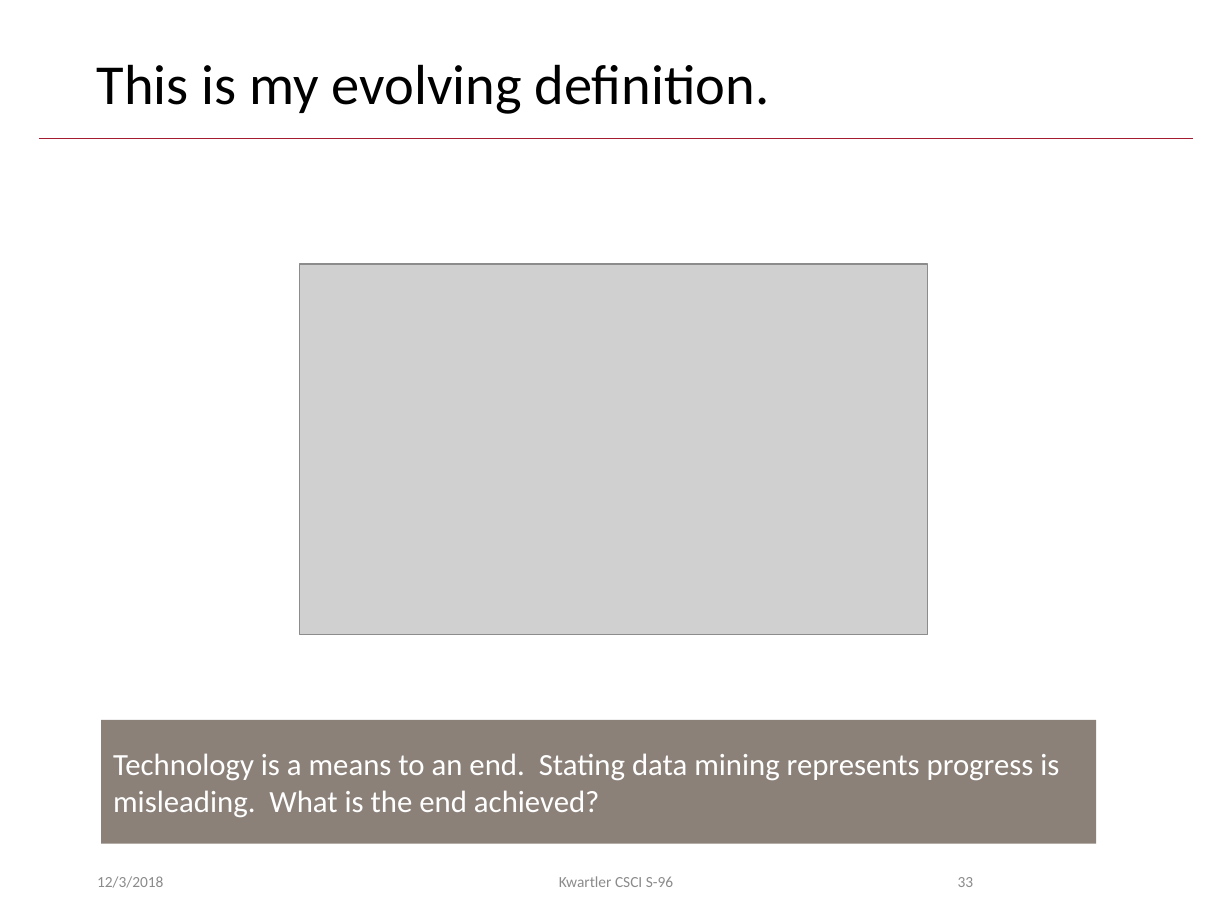
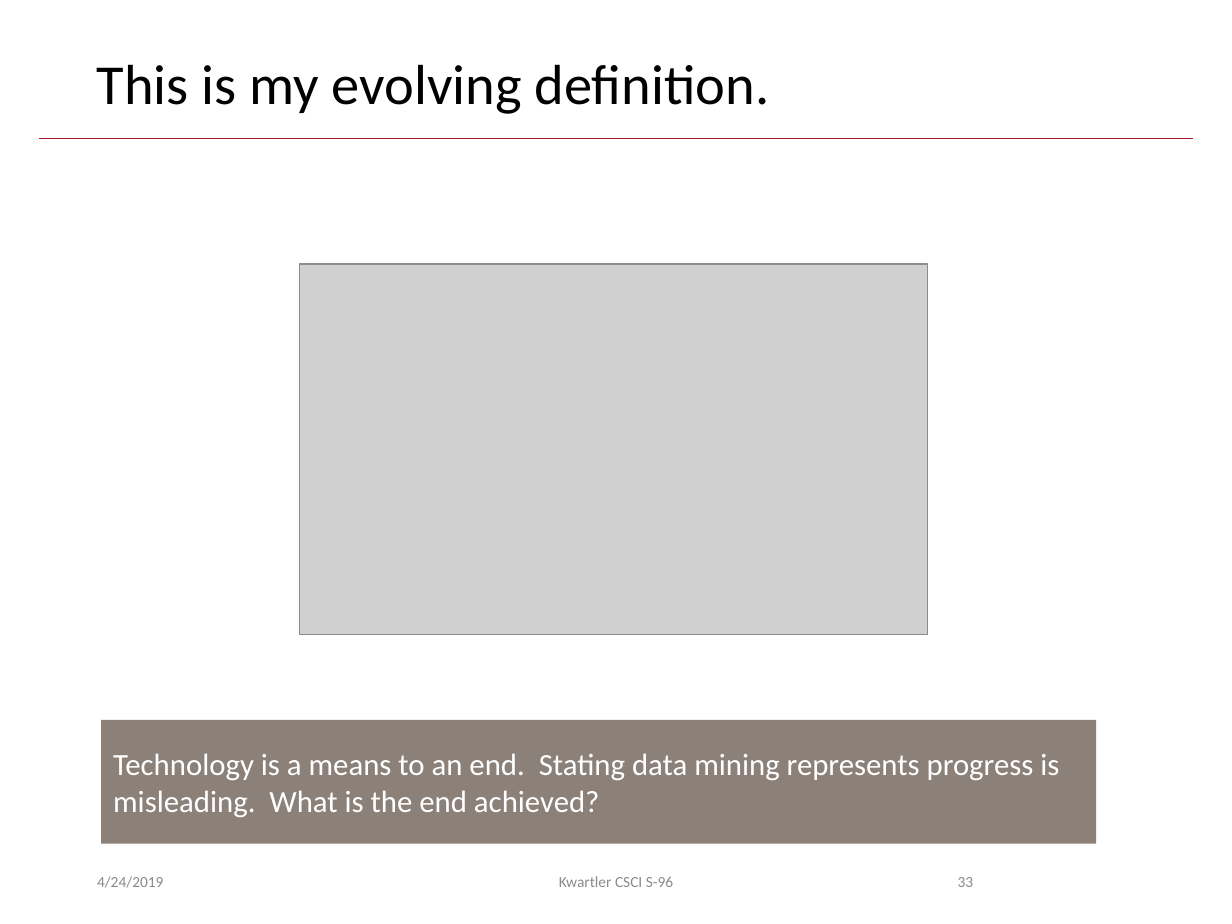
Before and after one commit to vbucc/HarvardSpringStudent2019, a slide deck: slide 33 of lessons/12_Apr24_Ethics/wk12_Business and Data Ethics.pptx. Drawn at 1232x924 pixels with LibreOffice and Linux fonts; fonts in the diff are those of the drawing; grey boxes stand for pictures; background and template pictures are left out. Boxes give left, top, right and bottom in pixels: in the first picture for what was removed or moved away, otherwise in the second. Text is boxed around its words. In the diff, an @@ line names an element or a change of style, - is before the commit and + after.

```diff
--- a/lessons/12_Apr24_Ethics/wk12_Business and Data Ethics.pptx
+++ b/lessons/12_Apr24_Ethics/wk12_Business and Data Ethics.pptx
@@ text at (97, 876, 163, 888): text changed @@
-12/3/2018
+4/24/2019
```
Also in this commit, not shown: 32 other slides changed.
